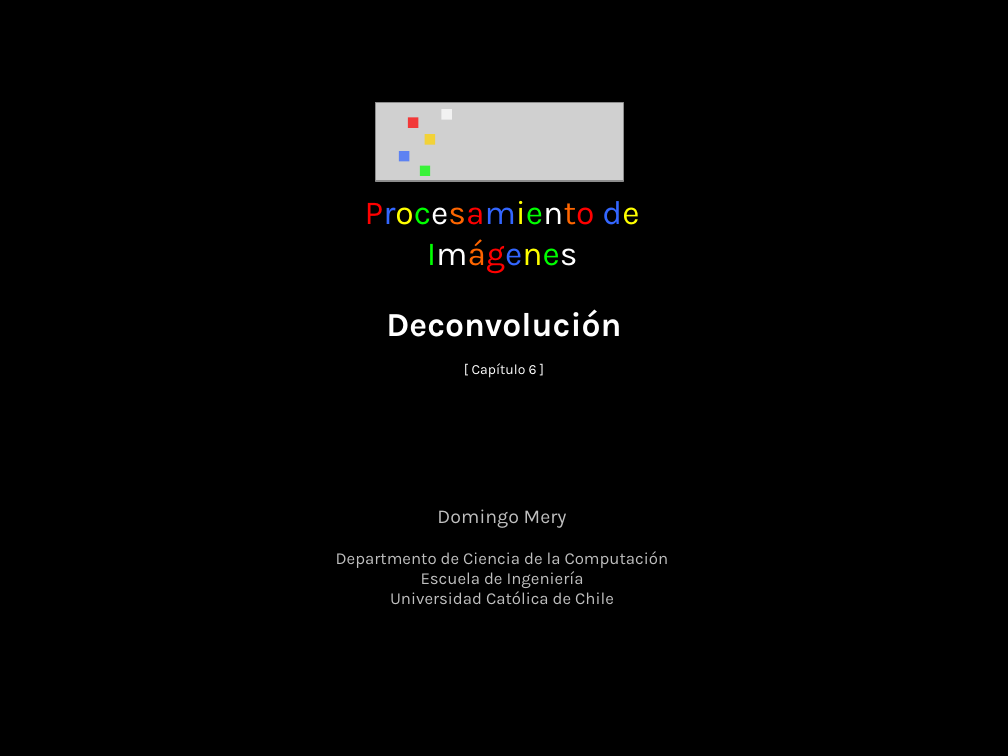
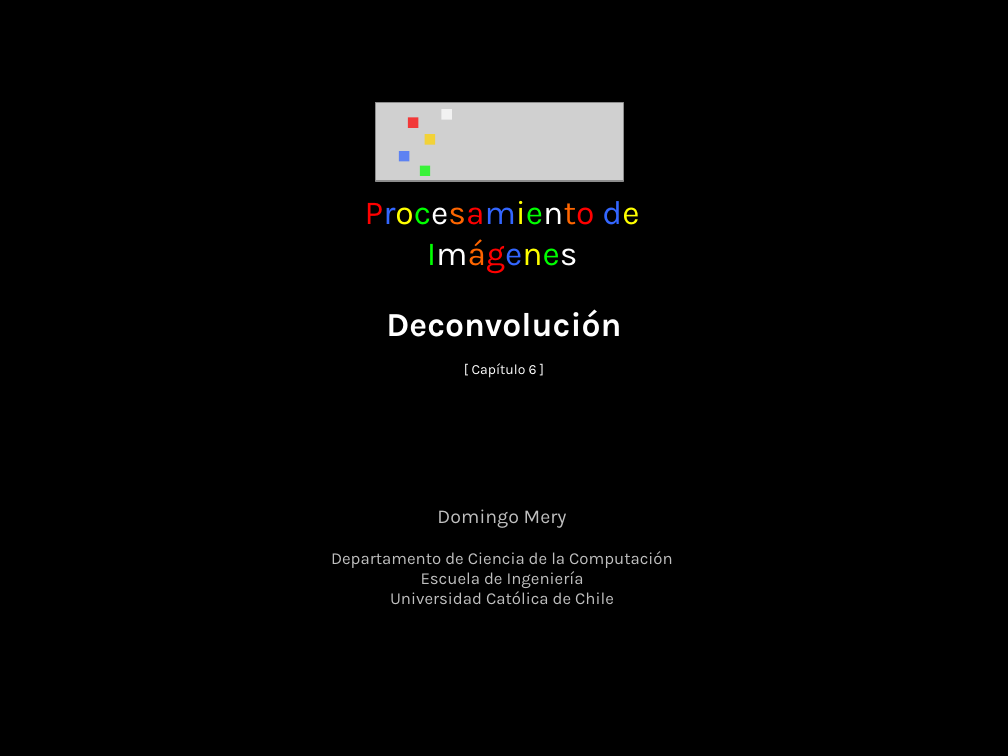
Before and after one commit to domingomery/imagenes, a slide deck: slide 1 of clases/Cap06_Restauracion/presentations/IMG06_Deconvolution.pptx. Drawn at 1008x756 pixels with LibreOffice and Linux fonts; fonts in the diff are those of the drawing; grey boxes stand for pictures. Boxes give left, top, right and bottom in pixels: in the first picture for what was removed or moved away, otherwise in the second. Text is boxed around its words. In the diff, an @@ line names an element or a change of style, - is before the commit and + after.

```diff
--- a/clases/Cap06_Restauracion/presentations/IMG06_Deconvolution.pptx
+++ b/clases/Cap06_Restauracion/presentations/IMG06_Deconvolution.pptx
@@ text at (x1=331, y1=551, x2=673, y2=568): text changed @@
-Departmento de Ciencia de la Computación
+Departamento de Ciencia de la Computación
```
Also in this commit, not shown: 9 other slides changed, 3 other files.
